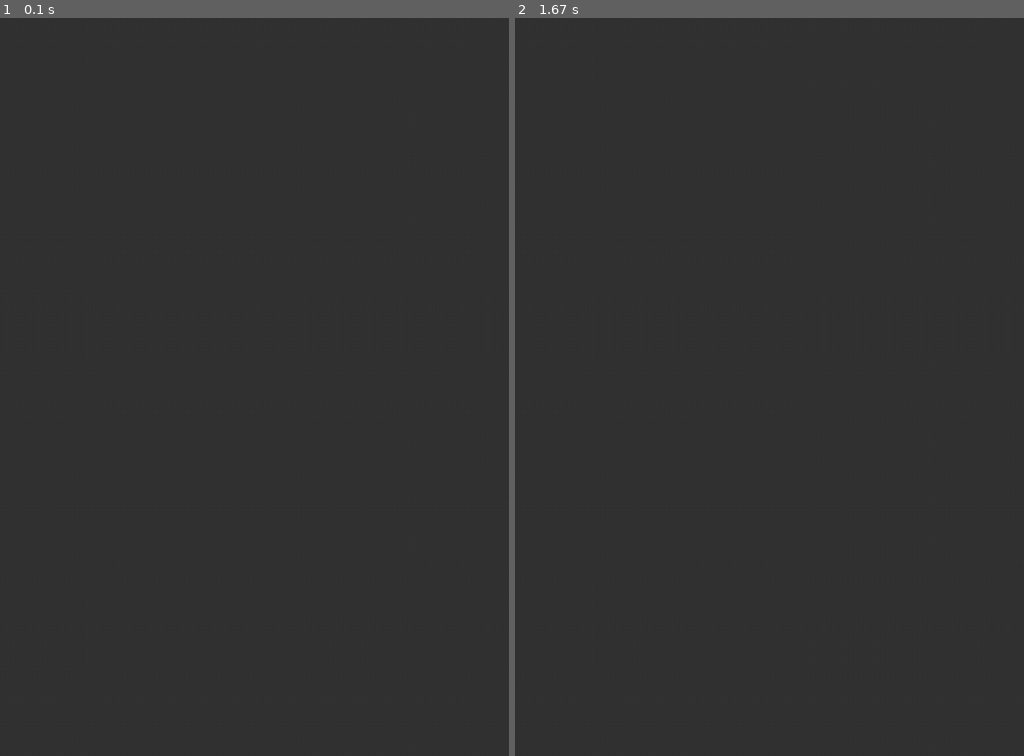
Above: before the commit, frames 1-2 (left to right).
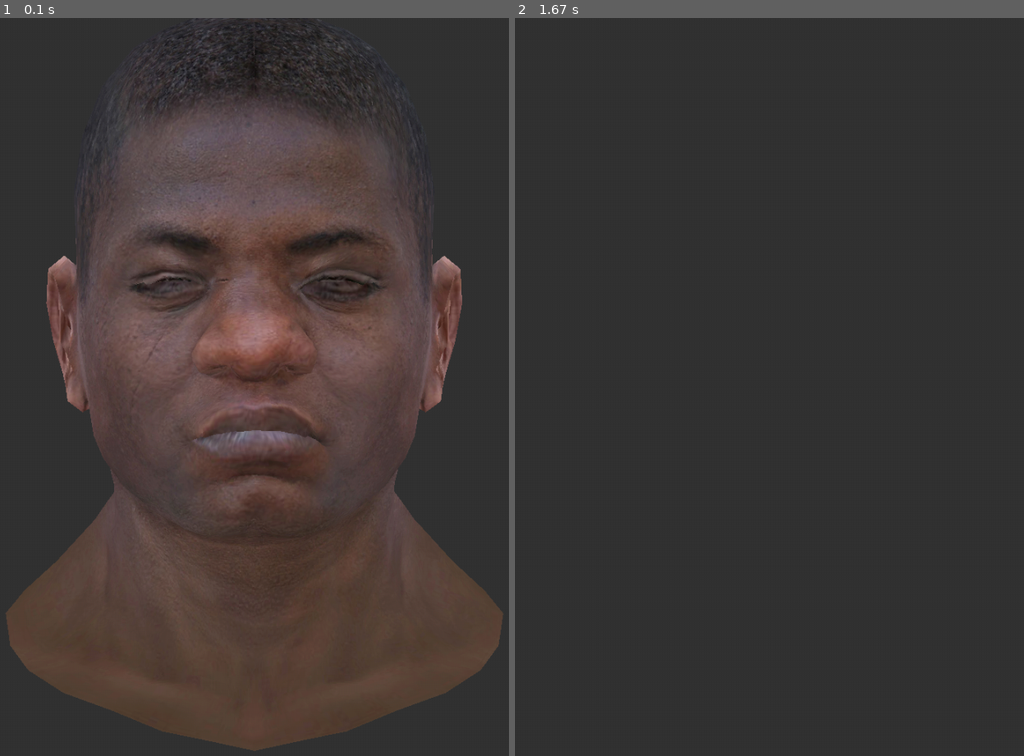
Above: after the commit, the same moments.

Repository: josuemj/Computer-Graphics
Game: pygame game, started from openGL/RendererOpenGL.py
Two runs of this game, one before a commit and one after it. Both use one fixed random seed, a clock stepped at 60 frames per second and the inputs below.
Inputs:
- Up to frame 1 (0.1 s): no input
- Up to frame 2 (1.67 s): tap 1 at 0.33 s; hold Right 0.67-1.13 s

The runs differ from the first frame. In frame 1, 55% of the frame differs, in the area x 1-99%, y 0-100%; in frame 2, nothing differs.

Commit message:
feat: Introducing modes into model

Diff:
--- a/openGL/RendererOpenGL.py
+++ b/openGL/RendererOpenGL.py
@@ -41,6 +41,13 @@
         elif event.type == pygame.KEYDOWN:
             if event.key == pygame.K_ESCAPE:
                 isRunnig = False
+
+            elif event.key == pygame.K_1:
+                rend.FilledMode()
+
+            elif event.key == pygame.K_2:
+                rend.WireframeMode()
+
     # print(deltaTime)
 
     if keys[K_LEFT]:
@@ -49,6 +56,8 @@
     if keys[K_RIGHT]:
         faceModel.rotation.y += 40 * deltaTime
 
+    rend.time += deltaTime
+
     rend.Render()
     pygame.display.flip()
 
--- a/openGL/gl.py
+++ b/openGL/gl.py
@@ -14,8 +14,17 @@
         glEnable(GL_DEPTH_TEST)
         glViewport(0, 0, self.width, self.height)
 
+        self.time = 0
+        self.value = 0
+
         self.scene = []
         self.active_shaders = None
+
+    def FilledMode(self):
+        glPolygonMode(GL_FRONT_AND_BACK, GL_FILL)
+
+    def WireframeMode(self):
+        glPolygonMode(GL_FRONT_AND_BACK, GL_LINE)
 
     def SetShaders(self, vShader, fShader):
         if vShader is not None and fShader is not None:
@@ -29,6 +38,8 @@
         if self.active_shaders is not None:
             glUseProgram(self.active_shaders)
 
+            glUniform1f(glGetUniformLocation(self.active_shaders, "time"), self.time)
+
         for obj in self.scene:
 
             if self.active_shaders is not None:
--- a/openGL/shaders.py
+++ b/openGL/shaders.py
@@ -8,11 +8,12 @@
 out vec2 outTexCoords;
 out vec3 outNormals;
 
+uniform  float time;
 uniform mat4 modelMatrix;
 
 void main()
 {
-    gl_Position = modelMatrix * vec4(position, 1.0);
+    gl_Position = modelMatrix * vec4(position + normals * sin(time * 3) / 10, 1.0);
     outTexCoords = texCoords;
     outNormals = normals;
 }
